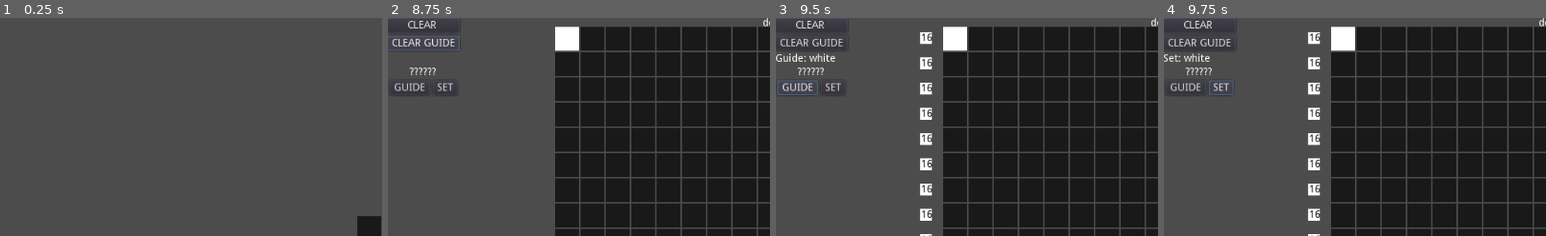
Above: before the commit, frames 1-4 (left to right).
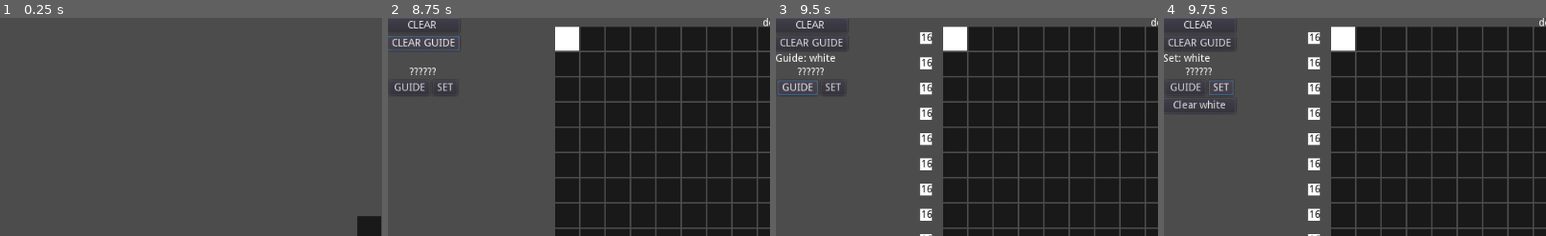
Above: after the commit, the same moments.

Repository: marschium/nonogram-idle
Game: Godot game, scene res://scenes/Main.tscn
Same seed, same stepped clock (60 frames per second), same inputs: the game is played once before the commit and once after it. The project has no main scene, so this scene is started directly.
Inputs (mouse positions are % of the whole screen's width and height, from its top left):
- Up to frame 1 (0.25 s): no input
- Up to frame 2 (8.75 s): click "Expand 2 (8)" at 0.5 s; click "Expand 4 (16)" at 1.25 s; click "Expand 8 (32)" at 2 s; click "Expand 16 (64)" at 2.75 s; click (50, 96) at 3.5 s; click (50, 96) at 4.25 s; click (50, 96) at 5 s; tap Enter at 5.75 s; move the mouse to (23, 5) at 5.77 s; click (23, 5) at 5.92 s; click "Autoclicker Patterns" at 6.5 s; click "CLEAR" at 7.25 s; click "CLEAR GUIDE" at 8 s
- Up to frame 3 (9.5 s): click "GUIDE" at 8.75 s
- Up to frame 4 (9.75 s): click "SET" at 9.5 s
The pictures show only the part of the screen within x 0-50%, y 0-50%; the shares and areas given below are measured in that part.

Frames 1-3 are identical in both runs. In frame 4, 0.3% of the frame differs, in the area x 1-18%, y 37-44%.

Commit message:
added removal on patterns

Diff:
--- a/game/scenes/AutoClicker.gd
+++ b/game/scenes/AutoClicker.gd
@@ -47,7 +47,6 @@
 		current_clicker().stop()
 
 func clear():
-	#$PatternAutoClicker.clear()
 	for c in $PatternClickers.get_children():
 		c.queue_free()
 
@@ -62,21 +61,28 @@
 func add_pattern(pattern):
 	var p = PatternAutoClicker.instance()
 	p.file = pattern.file
+	p.pattern = pattern
 	p.setup()
 	p.stop()
 	p.connect("click", self, "_on_PatternAutoClicker_click")
 	$PatternClickers.add_child(p)
 
-func set_pattern(x, y, pattern):
-	if single:
-		$SingleAutoClicker.stop()
+func remove_pattern(pattern):
+	for c in $PatternClickers.get_children():
+		if c.pattern == pattern:
+			c.queue_free()
+	next_clicker()
 
-	$PatternAutoClicker.file = pattern.file
-	$PatternAutoClicker.setup()
-
-	if running:
-		$PatternAutoClicker.start(x, y)
-	single = false
+#func set_pattern(x, y, pattern):
+#	if single:
+#		$SingleAutoClicker.stop()
+#
+#	$PatternAutoClicker.file = pattern.file
+#	$PatternAutoClicker.setup()
+#
+#	if running:
+#		$PatternAutoClicker.start(x, y)
+#	single = false
 
 func _on_PatternAutoClicker_click(x, y, color):
 	emit_signal("click", x, y, color)
--- a/game/scenes/AutoclickerControl.gd
+++ b/game/scenes/AutoclickerControl.gd
@@ -33,8 +33,8 @@
 func _on_PatternsControl_pattern_selected(pattern):
 	emit_signal("pattern_toggled", true, pattern)
 
-func _on_PatternsControl_pattern_cleared():
-	emit_signal("pattern_toggled", false, null)
+func _on_PatternsControl_pattern_cleared(pattern):
+	emit_signal("pattern_toggled", false, pattern)
 
 func _on_PatternsControl_guide_selected(pattern):
 	emit_signal("guide_toggled", true, pattern)
--- a/game/scenes/Main.gd
+++ b/game/scenes/Main.gd
@@ -140,7 +140,7 @@
 		autoclicker.add_pattern(pattern)
 	else:
 		toggle_autoclicker(false)
-		autoclicker.clear() # TODO remove specific
+		autoclicker.remove_pattern(pattern) # TODO remove specific
 
 
 func _on_AutoclickerControl_guide_toggled(enabled, pattern):
--- a/game/scenes/PatternAutoClicker.gd
+++ b/game/scenes/PatternAutoClicker.gd
@@ -8,6 +8,7 @@
 var w = 16
 var clicks = []
 var click_idx = 0
+var pattern = null
 
 func clear():
 	file = ""
--- a/game/scenes/PatternsControl.gd
+++ b/game/scenes/PatternsControl.gd
@@ -1,6 +1,6 @@
 extends Control
 
-signal pattern_cleared()
+signal pattern_cleared(pattern)
 signal pattern_selected(pattern)
 signal guide_selected(pattern)
 signal guide_cleared()
@@ -44,13 +44,19 @@
 	# TODO only if unlocked
 	active_pattern_label.text = "Set: %s" % pattern.pattern_name
 	emit_signal("pattern_selected", pattern)
+	var b = Button.new()
+	b.text = "Clear %s" % [pattern.pattern_name]
+	b.connect("pressed", self, "_on_Button3_pressed", [pattern])
+	$VBoxContainer.add_child(b)
 
 func _on_PatternSelect_set_deselected(pattern):
-	# last_set_selected = null
-	emit_signal("pattern_cleared")
+	emit_signal("pattern_cleared", pattern)
 
 func _on_Button_pressed():
 	emit_signal("guide_cleared")
 
 func _on_Button2_pressed():
-	emit_signal("pattern_cleared")
+	emit_signal("pattern_cleared", null) # TODO
+
+func _on_Button3_pressed(pattern):
+	emit_signal("pattern_cleared", pattern)
